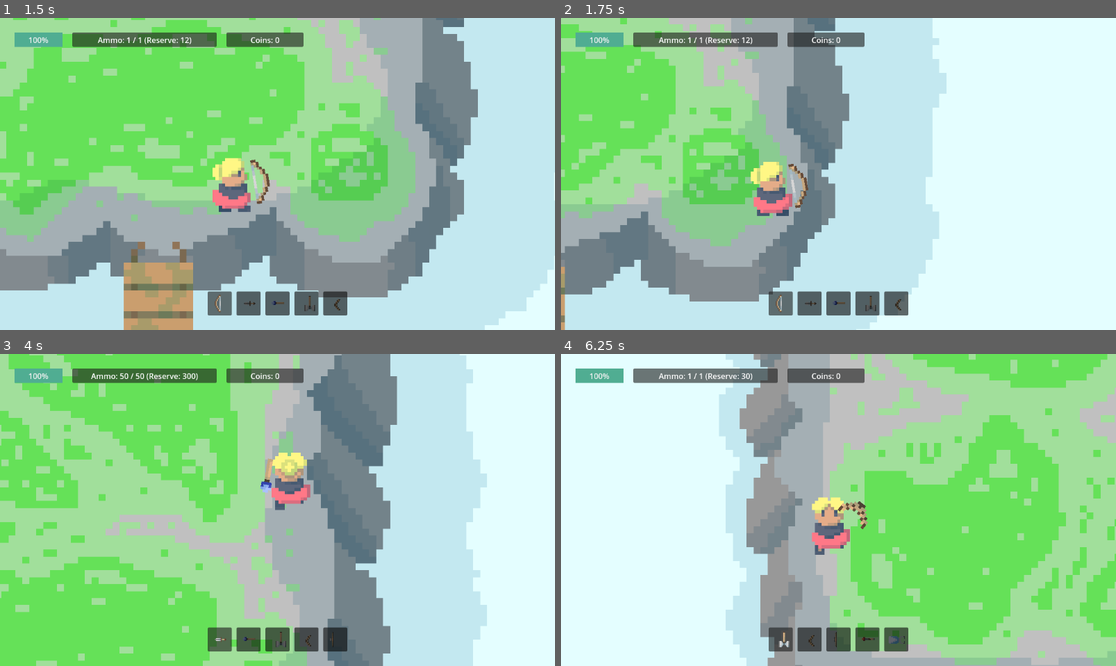
Above: before the commit, frames 1-4 (two rows, left to right).
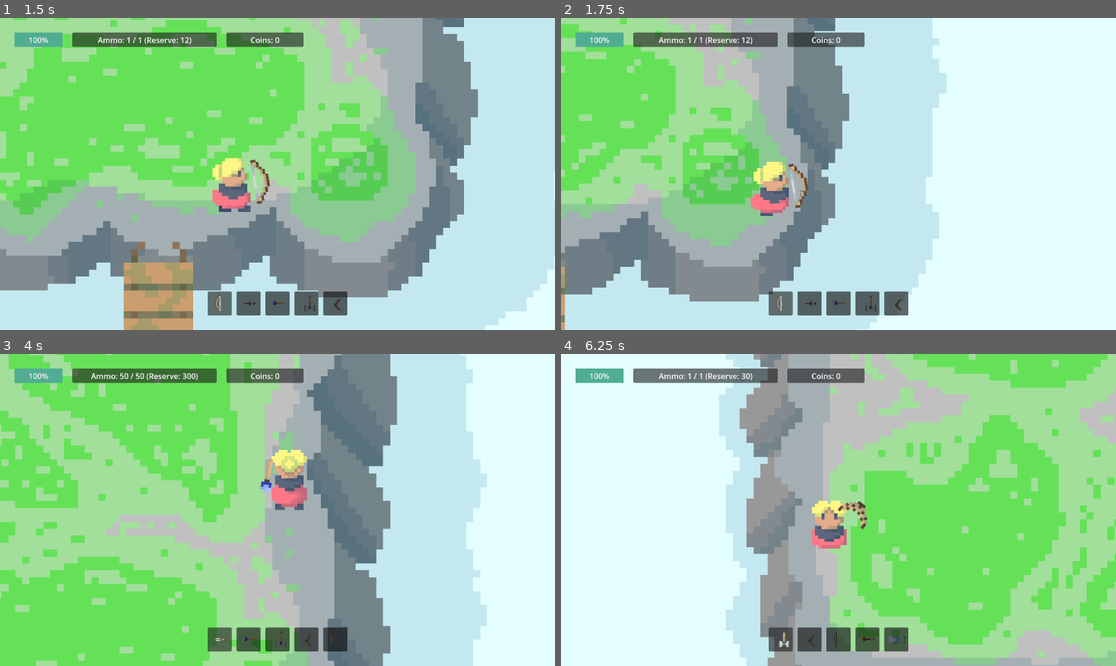
Above: after the commit, the same moments.

Repository: Kryzi/Eksamens-projekt
Game: Godot game, scene res://scenes/main_menu/main_menu.tscn
The game is run twice, just before and just after one commit, with the same random seed, the same clock (stepped at 60 frames per second) and the same inputs.
Inputs (mouse positions are in pixels of both pictures, inside the frame that each line leads up to):
- Up to frame 1 (1.5 s): click "START" at 0.5 s; move the mouse to (399, 158) at 1.27 s; hold D (Right) from 1.28 s (still down); tap 0 (0) at 1.35 s
- Up to frame 2 (1.75 s): keep holding D (Right); tap Shift (Dash) at 1.55 s
- Up to frame 3 (4 s): move the mouse to (166, 525) at 2.02 s; release D (Right) at 2.03 s; hold S (Down) 2.03-2.78 s; tap Shift (Dash) at 2.1, 3.8 s; tap X (x) at 2.3, 2.85 s; move the mouse to (333, 441) at 2.77 s; hold D (Right) 2.78-3.53 s; tap 0 (0) at 3.05, 3.6 s; move the mouse to (249, 572) at 3.52 s; hold W (Up) from 3.53 s (still down)
- Up to frame 4 (6.25 s): move the mouse to (1005, 556) at 4.27 s; release W (Up) at 4.28 s; hold A (Left) 4.28-5.78 s; tap Shift (Dash) at 4.35, 6.05 s; tap X (x) at 4.55, 5.85 s; move the mouse to (672, 463) at 5.02 s; click (672, 463) at 5.1 s; tap 0 (0) at 5.3 s; move the mouse to (866, 510) at 5.77 s; hold S (Down) from 5.78 s (still down)

Frame 1 is identical in both runs. In frame 2, 0.5% of the frame differs, in the area x 34-42%, y 46-64%; in frame 3, 0.6%, in the area x 48-56%, y 30-51%; in frame 4, 0.5%.

Commit message:
animation til dash

Diff:
--- a/scenes/main/player.tscn
+++ b/scenes/main/player.tscn
@@ -1,12 +1,16 @@
-[gd_scene load_steps=31 format=3 uid="uid://cradrmw10obwa"]
+[gd_scene load_steps=35 format=3 uid="uid://cradrmw10obwa"]
 
 [ext_resource type="Script" path="res://scripts/main/player.gd" id="1_ddb0a"]
 [ext_resource type="Texture2D" uid="uid://bmjvtt528ekn5" path="res://sprites/spiller/spiller-hojre_idle-1_walk-2-4.png" id="2_brr8l"]
+[ext_resource type="Texture2D" uid="uid://bl2f6xsq8dpfs" path="res://sprites/spiller/spiller-hojre_dash.png" id="2_lpqre"]
+[ext_resource type="Texture2D" uid="uid://dtni2qmqx3j2c" path="res://sprites/spiller/spiller-ned_dash.png" id="3_3eli8"]
 [ext_resource type="Script" path="res://scripts/weapons/weapon_logic.gd" id="3_fteec"]
 [ext_resource type="Texture2D" uid="uid://tt4i8wc881x1" path="res://sprites/spiller/spiller-hojre_idle-2.png" id="3_x4n30"]
 [ext_resource type="PackedScene" uid="uid://wdl2k0o6ywsg" path="res://scenes/weapons/basic_bow/basic_bow.tscn" id="4_p5qdd"]
+[ext_resource type="Texture2D" uid="uid://pfsy6sdd4xv3" path="res://sprites/spiller/spiller-op_dash.png" id="4_pchua"]
 [ext_resource type="Texture2D" uid="uid://dkqib334ssd6a" path="res://sprites/spiller/spiller-ned_idle-1_walk-2-4.png" id="4_srysq"]
 [ext_resource type="Texture2D" uid="uid://cmpp717jal153" path="res://sprites/spiller/spiller-ned_idle-2.png" id="5_sdg1d"]
+[ext_resource type="Texture2D" uid="uid://k4hr44yv2vnn" path="res://sprites/spiller/spiller-venstre_dash.png" id="5_xsyyv"]
 [ext_resource type="Texture2D" uid="uid://l418rogg6gpp" path="res://sprites/spiller/spiller-op_idle-1_walk-2-4.png" id="6_acsuq"]
 [ext_resource type="Texture2D" uid="uid://ca5uk4w1rawkq" path="res://sprites/spiller/spiller-op_idle-2.png" id="7_52081"]
 [ext_resource type="Texture2D" uid="uid://dndw5sh0irxvj" path="res://sprites/spiller/spiller-venstre_idle-1_walk-2-4.png" id="8_qimvs"]
@@ -32,6 +36,38 @@
 animations = [{
 "frames": [{
 "duration": 1.0,
+"texture": ExtResource("2_lpqre")
+}],
+"loop": true,
+"name": &"Dash højre",
+"speed": 5.0
+}, {
+"frames": [{
+"duration": 1.0,
+"texture": ExtResource("3_3eli8")
+}],
+"loop": true,
+"name": &"Dash ned",
+"speed": 5.0
+}, {
+"frames": [{
+"duration": 1.0,
+"texture": ExtResource("4_pchua")
+}],
+"loop": true,
+"name": &"Dash op",
+"speed": 5.0
+}, {
+"frames": [{
+"duration": 1.0,
+"texture": ExtResource("5_xsyyv")
+}],
+"loop": true,
+"name": &"Dash venstre",
+"speed": 5.0
+}, {
+"frames": [{
+"duration": 1.0,
 "texture": ExtResource("2_brr8l")
 }, {
 "duration": 1.0,
@@ -157,7 +193,7 @@
 texture_filter = 1
 scale = Vector2(5.5, 5.5)
 sprite_frames = SubResource("SpriteFrames_a5exy")
-animation = &"Idle ned"
+animation = &"Dash venstre"
 
 [node name="CollisionShape2D" type="CollisionShape2D" parent="."]
 position = Vector2(-2.5, 5.5)
--- a/scripts/main/player.gd
+++ b/scripts/main/player.gd
@@ -41,6 +41,9 @@
 		dashing = true
 		canDash = false
 
+		player_state = "Dashing"
+		play_anim(direction)
+
 		dash_velocity = last_direction.normalized() * dashForce
 
 		$Dashing.start(dashTime)
@@ -52,11 +55,12 @@
 	else:
 		velocity = input_velocity + recoil_velocity
 		recoil_velocity *= recoil_decay
+		play_anim(direction)
 
 
 
 	move_and_slide()
-	play_anim(direction)
+
 
 
 func play_anim(dir):
@@ -66,6 +70,8 @@
 	elif player_state == "Walking":
 		#print("Walking animation:", Aimdirection(dir))  # Debugging
 		$AnimatedSprite2D.play("Walk " + Aimdirection(dir))
+	elif player_state == "Dashing":
+		$AnimatedSprite2D.play("Dash " + Aimdirection(dir))
 
 func Aimdirection(dir: Vector2) -> String:
 	if dir.y > 0:
Not shown, added: sprites/omraader/omraade1/o1_kun-taage.png.import
